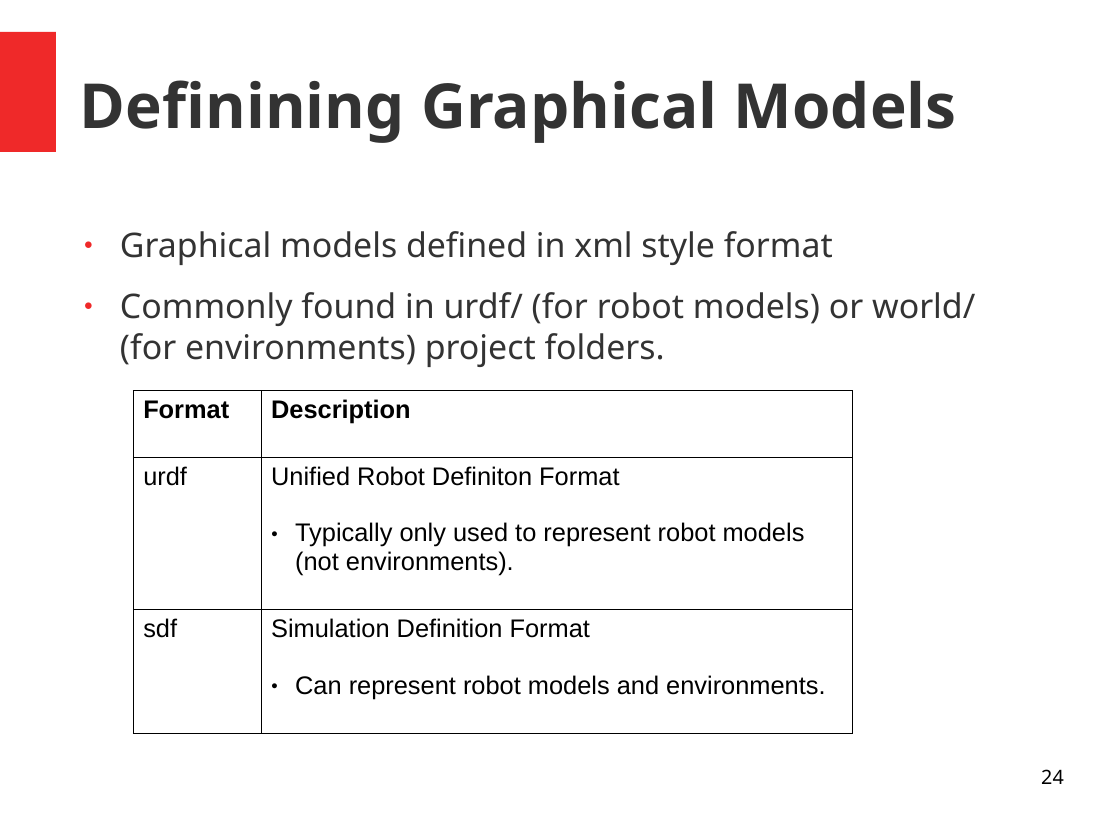
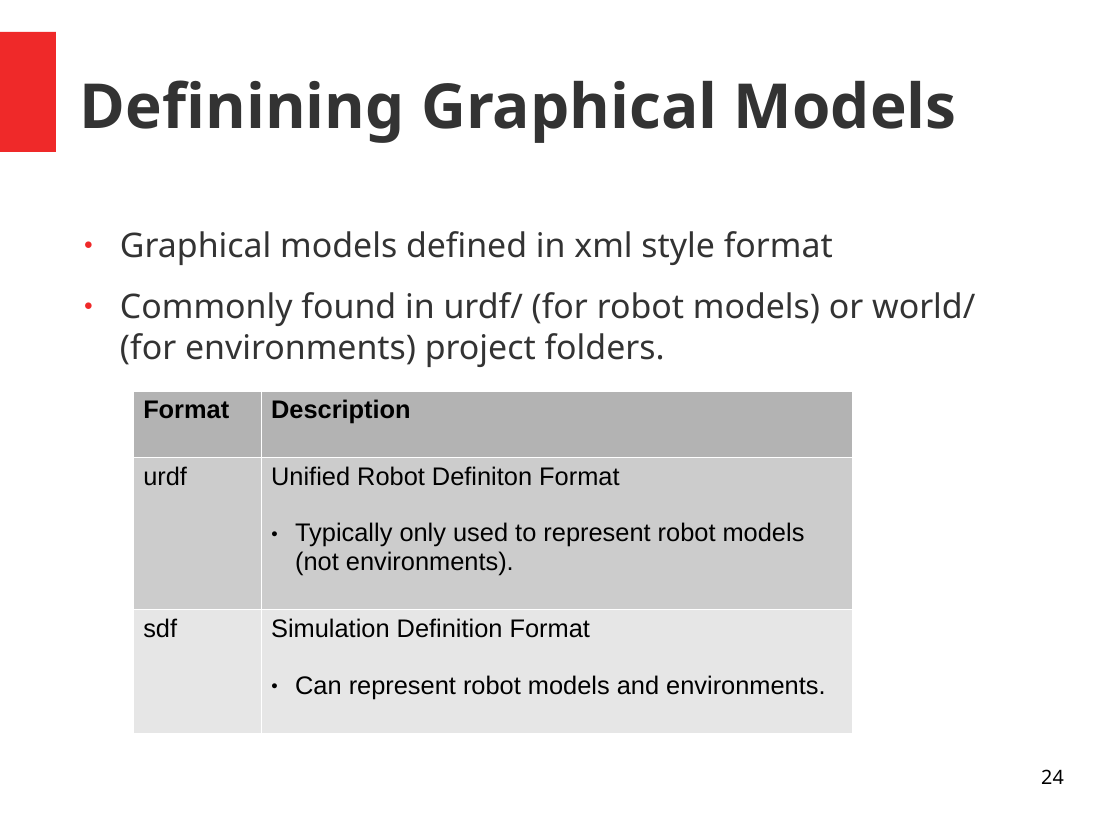
Before and after one commit to comp417-fall2019-tutorials/ros_tutorial, a slide deck: slide 24 of slides/Ros_Tutorial.odp. Drawn at 1120x840 pixels with LibreOffice and Linux fonts; fonts in the diff are those of the drawing; background and template pictures are left out. Boxes give left, top, right and bottom in pixels: in the first picture for what was removed or moved away, otherwise in the second. Text is boxed around its words. In the diff, an @@ line names an element or a change of style, - is before the commit and + after.

```diff
--- a/slides/Ros_Tutorial.odp
+++ b/slides/Ros_Tutorial.odp
@@ table at box(133, 391, 853, 734) @@
@@ fill none to #B3B3B3 in row 1 @@
@@ fill none to #CCCCCC in row 2 @@
@@ fill none to #E6E6E6 in row 3 @@
@@ borders changed @@
```
Also in this commit, not shown: 7 other slides changed, 3 other files.
